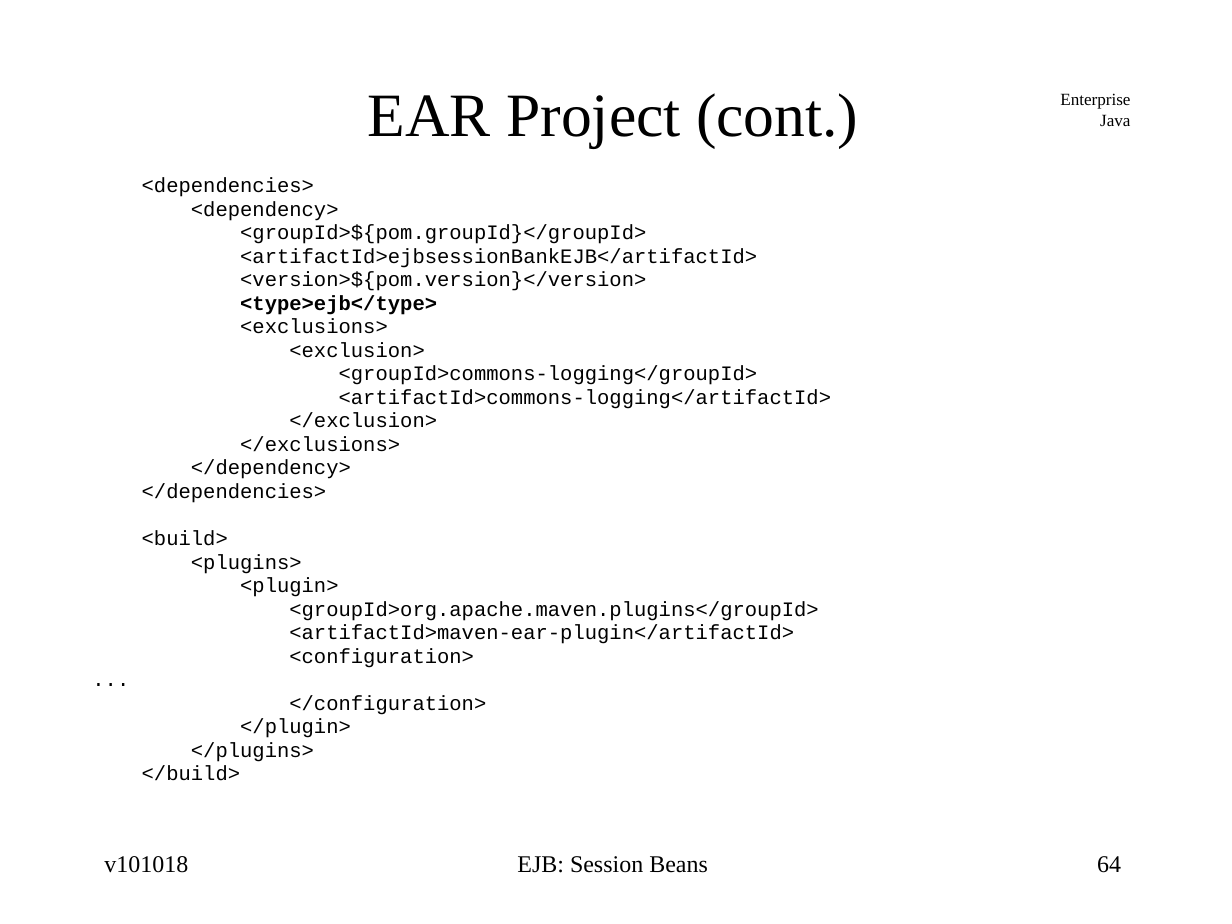
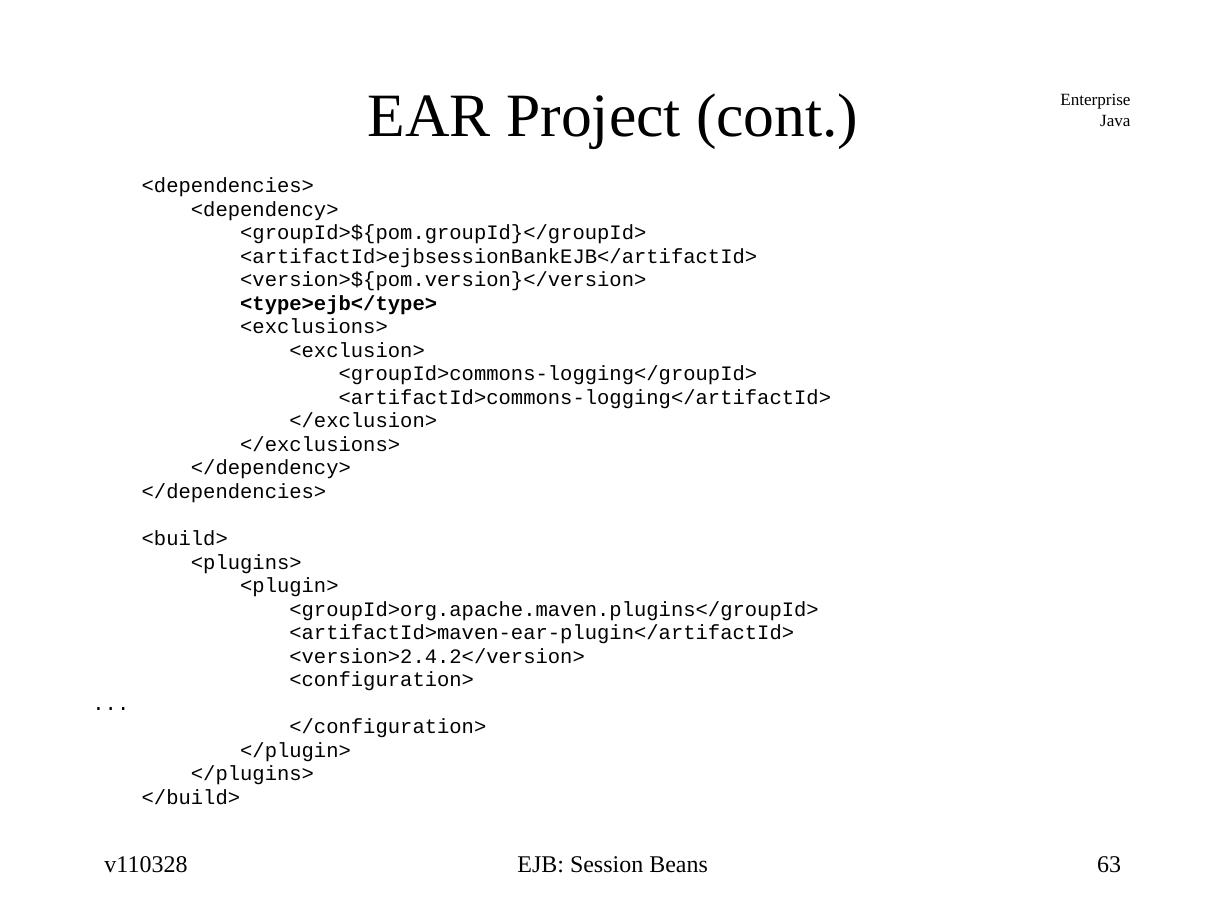
Before and after one commit to jcstaff/ejava-javaee, a slide deck: slide 63 of ejbsessionBank/src/site/resources/lectures/ejbSession.ppt (slide 64 before the commit). Drawn at 1232x924 pixels with LibreOffice and Linux fonts; fonts in the diff are those of the drawing. Boxes give left, top, right and bottom in pixels: in the first picture for what was removed or moved away, otherwise in the second. Text is boxed around its words. In the diff, an @@ line names an element or a change of style, - is before the commit and + after.

```diff
--- a/ejbsessionBank/src/site/resources/lectures/ejbSession.ppt
+++ b/ejbsessionBank/src/site/resources/lectures/ejbSession.ppt
@@ text at <box>289,648,584,664</box>: paragraph added @@
+<version>2.4.2</version>
@@ text at <box>104,856,187,873</box>: text changed @@
-v101018
+v110328
@@ page number at <box>1097,856,1121,873</box>: text changed @@
-64
+63
```
Also in this commit, not shown: 74 other slides changed, 2 slides added, 1 slide removed, 2 other files.
